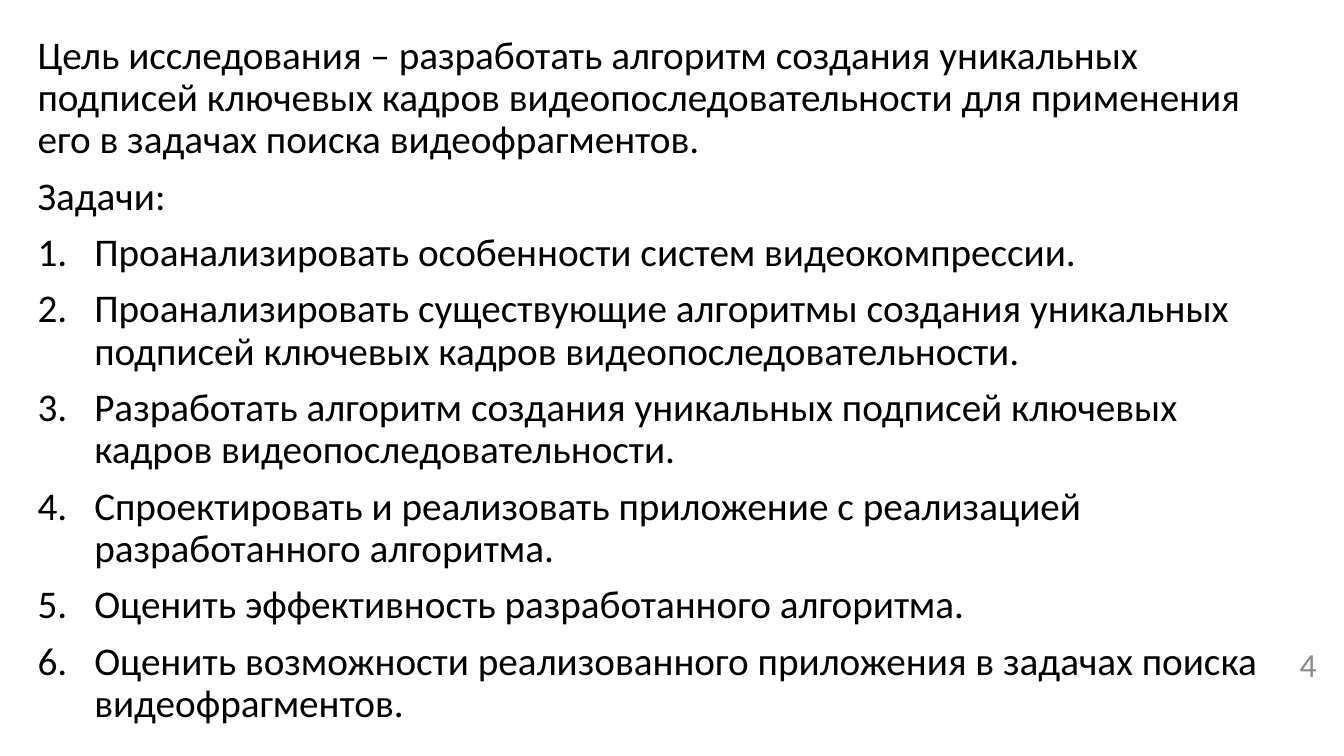
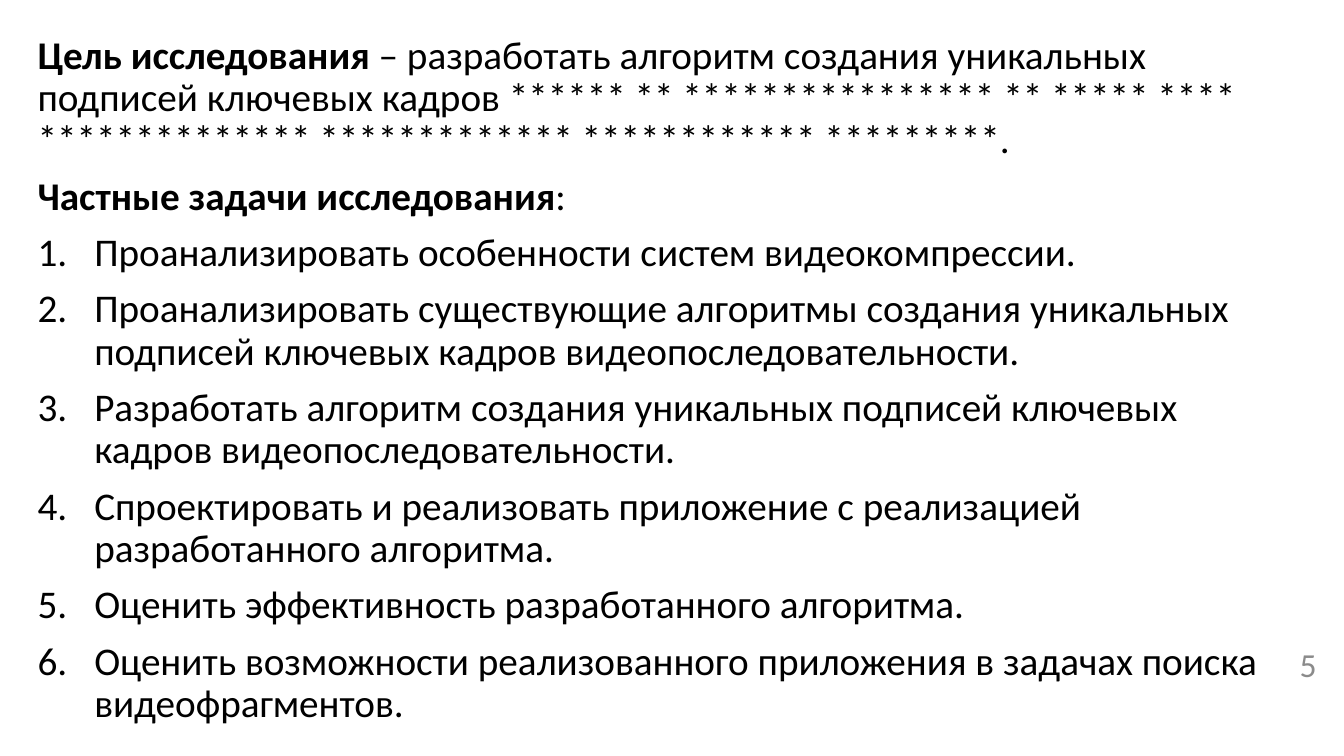
Before and after one commit to permCoding/Magistr-2022, a slide deck: slide 5 of 08-ВКР/как оформлять/Презентация-к-ВКР.pptx (slide 4 before the commit). Drawn at 1344x756 pixels with LibreOffice and Linux fonts; fonts in the diff are those of the drawing. Boxes give left, top, right and bottom in pixels: in the first picture for what was removed or moved away, otherwise in the second. Text is boxed around its words. In the diff, an @@ line names an element or a change of style, - is before the commit and + after.

```diff
--- a/08-ВКР/как оформлять/Презентация-к-ВКР.pptx
+++ b/08-ВКР/как оформлять/Презентация-к-ВКР.pptx
@@ text at (x1=38, y1=42, x2=1146, y2=217): text changed @@
-Цель исследования – разработать алгоритм создания уникальных подписей ключевых кадров видеопоследовательности для применения его в задачах поиска видеофрагментов.
-Задачи:
+Цель исследования – разработать алгоритм создания уникальных подписей ключевых кадров ****** ** **************** ** ***** **** ************** ************* ************ *********.
+Частные задачи исследования:
@@ page number at (x1=1300, y1=655, x2=1317, y2=677): text changed @@
-4
+5
```
Also in this commit, not shown: 8 other slides changed, 3 slides added, 2 slides removed.
